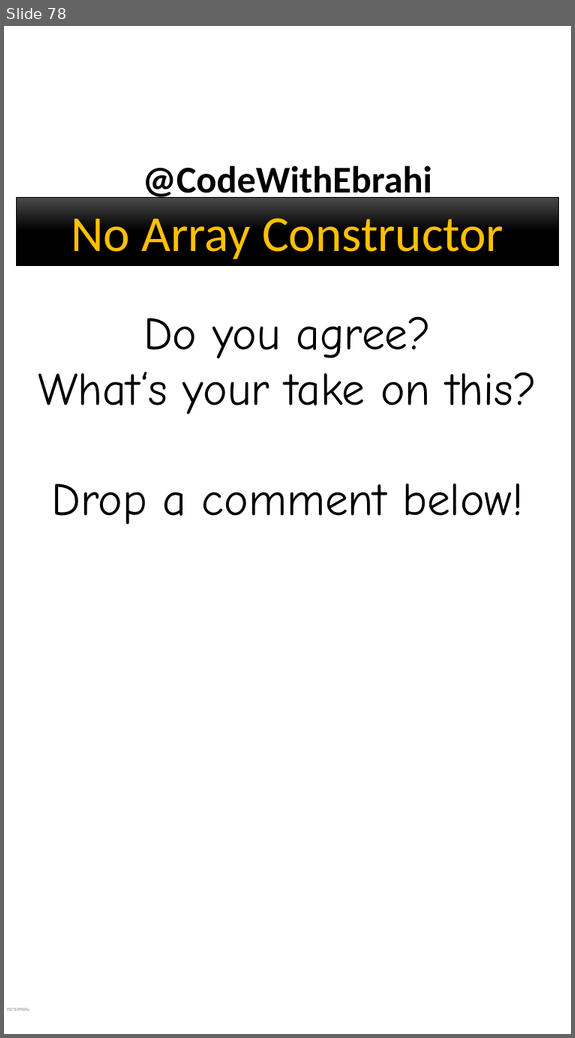
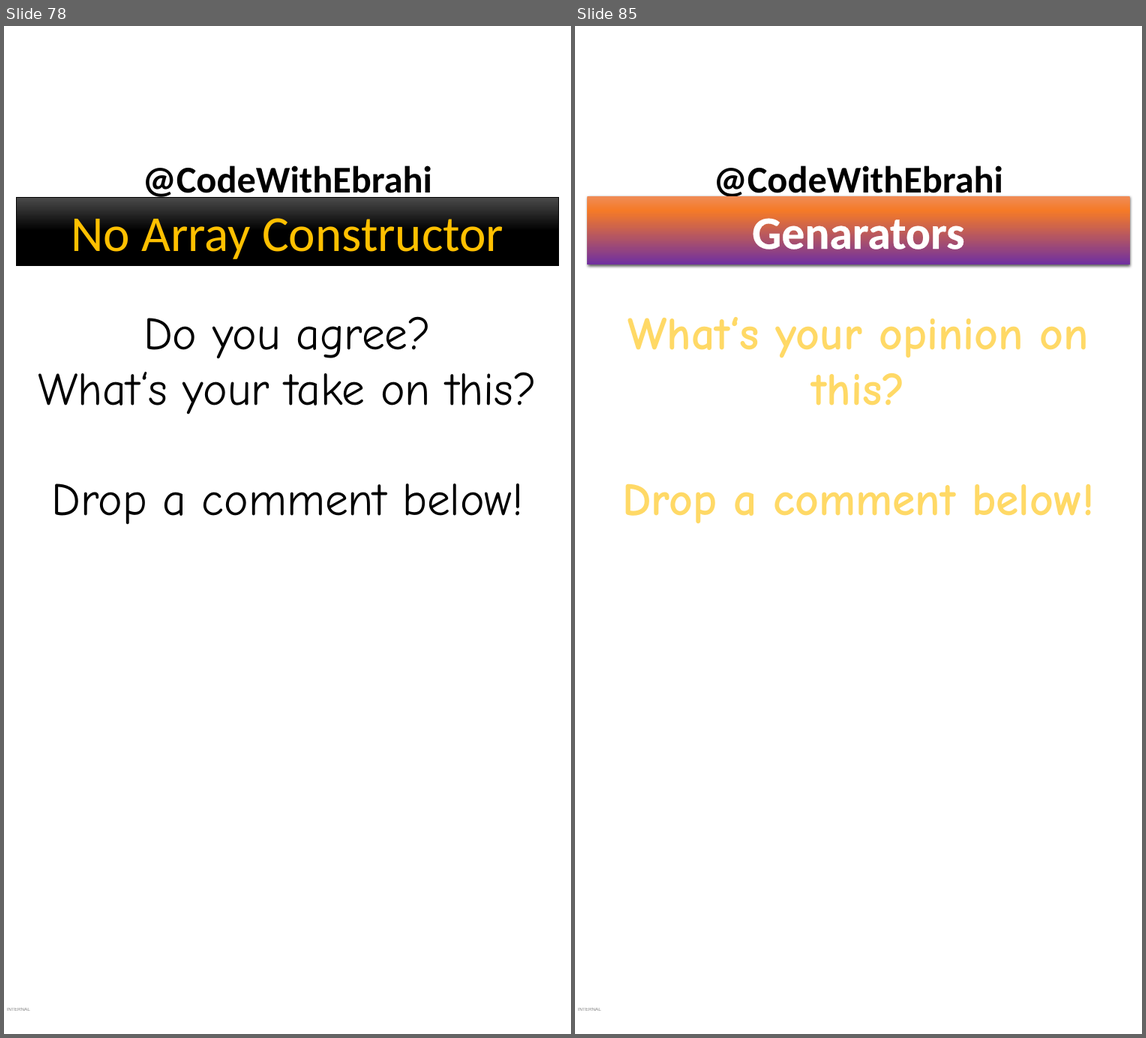
Before and after one commit to ebrahimsalehi1/python_codes, a slide deck: assets/images.pptx. Shown side by side, each under a label of ours: slide 78 before the commit, slides 78 and 85 after it; the slides between them are not shown. The pictures are 575x1038 and 1146x1038 pixels, drawn with LibreOffice and Linux fonts; fonts in the diff are those of the drawing; background and template pictures are left out. Boxes give left, top, right and bottom in pixels: in the first picture for what was removed or moved away, otherwise in the second. Text is boxed around its words. In the diff, an @@ line names an element or a change of style, - is before the commit and + after.

```diff
--- a/assets/images.pptx
+++ b/assets/images.pptx
@@ slide 85 added at [575,26,1142,1034], background picture (left out); not listed: 2 template elements that a slide beside it also shows @@
@@ rectangle added at [587,196,1129,264], fill gradient #F18C57 to #F67B28 to #7030A0 to #E56C19, 66 pt, text #FFFFFF, bold @@
+Genarators
@@ text added at [622,317,1094,523], 66 pt, text gradient #FFC000 to #FFD966 to #FFF2CC, bold @@
+What‘s your opinion on this?
+Drop a comment below!
```
Also in this commit, not shown: 6 other slides added, 21 other files.
